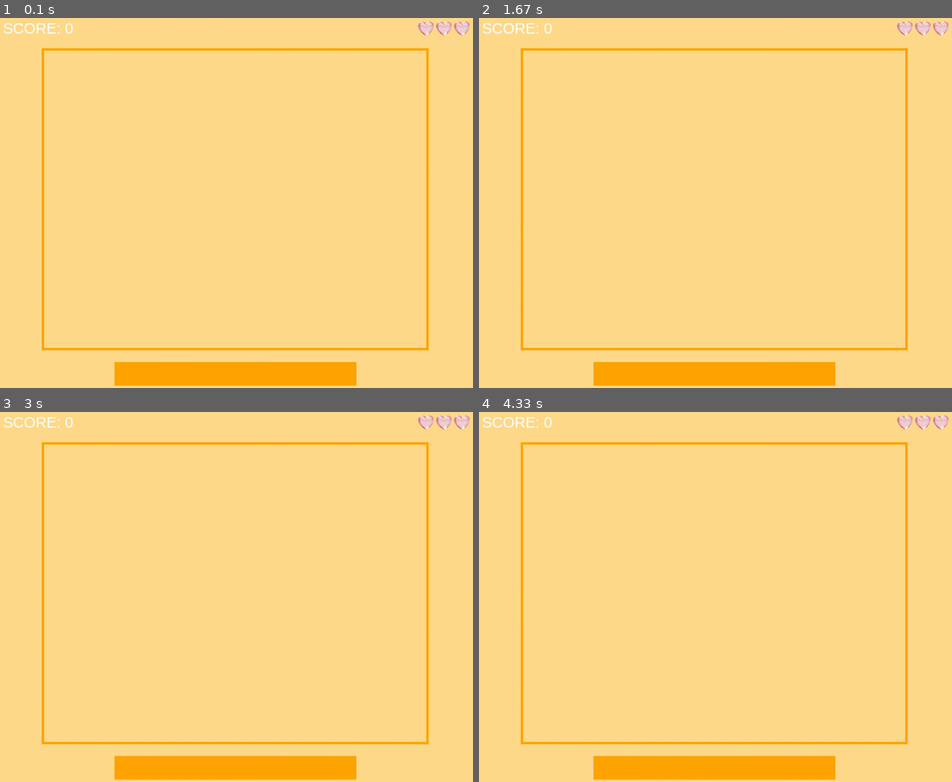
Above: before the commit, frames 1-4 (two rows, left to right).
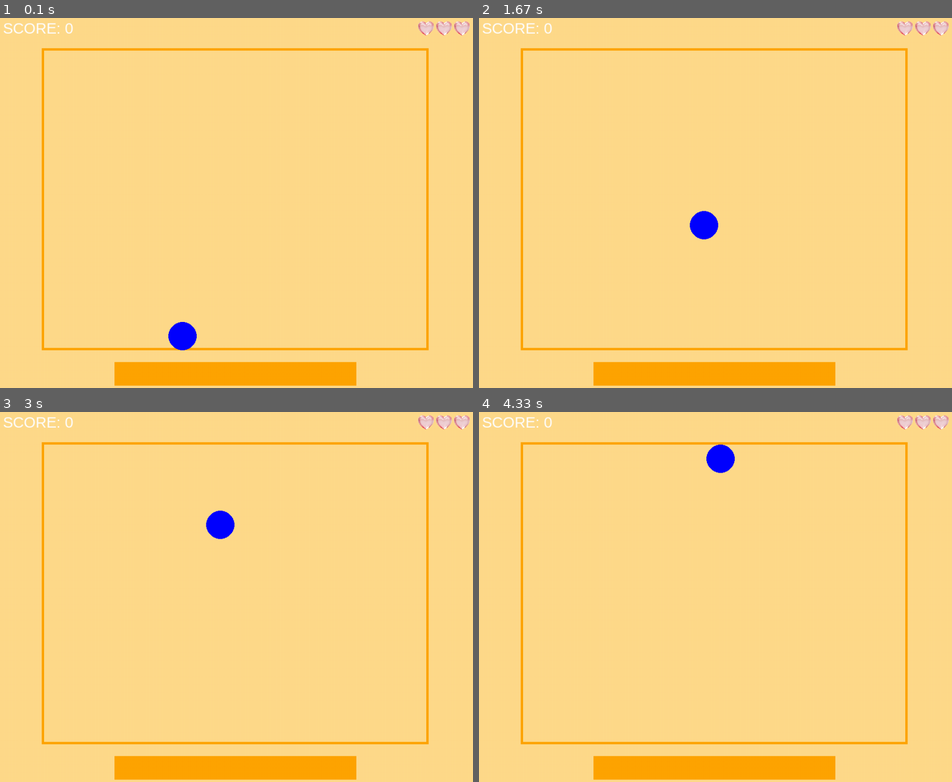
Above: after the commit, the same moments.

Repository: Mariia-fed/Funny-Bubbles
Game: pygame game, started from Pygame.py
Same seed, same stepped clock (60 frames per second), same inputs: the game is played once before the commit and once after it.
Inputs:
- Up to frame 1 (0.1 s): no input
- Up to frame 2 (1.67 s): hold Right 0.33-0.8 s; hold Right 0.83-1.3 s; hold Left from 1.33 s (still down)
- Up to frame 3 (3 s): release Left at 1.87 s; hold Left 1.9-2.37 s; hold Right from 2.4 s (still down)
- Up to frame 4 (4.33 s): release Right at 3.03 s; hold Left 3.07-3.53 s; hold Right 3.57-4.03 s; hold Right from 4.07 s (still down)

The runs differ from the first frame. In frame 1, 0.4% of the frame differs, in the area x 35-42%, y 82-90%; in frame 2, 0.4%; in frame 3, 0.4%, in the area x 43-50%, y 26-35%; in frame 4, 0.4%.

Commit message:
First bubble created

Diff:
--- a/Pygame.py
+++ b/Pygame.py
@@ -1,10 +1,12 @@
+import sys
+
 import pygame
 
 WIDTH = 1024
 HEIGHT = 800
 
 STARTING_LIVES = 3
-FPS = 24
+FPS = 30
 
 LEVEL = 1
 
@@ -47,6 +49,26 @@
         self.clock = pygame.time.Clock()
         self.tick = 0
         self.start_new_game()
+        self.bubble = Bubble(self.screen)
+
+    def update_my_screen(self, bubble):
+        for event in pygame.event.get():
+            if event.type == pygame.KEYDOWN:
+                if event.key == pygame.K_RIGHT:
+                    bubble.movie_right = True
+                if event.key == pygame.K_LEFT:
+                    bubble.movie_left = True
+
+            if event.type == pygame.KEYUP:
+                if event.key == pygame.K_RIGHT:
+                    bubble.movie_right = False
+                if event.key == pygame.K_LEFT:
+                    bubble.movie_left = False
+
+        bubble.moving()
+
+    def draw_my_screen(self):
+        self.bubble.draw_on_screen()
 
     def set_up_canvas(self):
         self.screen = pygame.display.set_mode((WIDTH, HEIGHT))
@@ -62,19 +84,25 @@
         self.problems = []
 
     def launch(self):
-        while self.running:
+        while self.running == True:
             # Это изображение на фон
             #window.blit(background, (0, 0))
             #all_sprites.draw(window)
             #pygame.display.update()
             #
+            self.handle_events()
             self.clock.tick(FPS)
-            self.handle_events()
             self.change_game_states()
             self.draw()
             self.tick += 1
-
-    """Возращает список всех событий, который произошли за последний фрейм
+            self.update_my_screen(self.bubble)
+            self.draw_my_screen()
+
+            pygame.display.update()
+        pygame.quit()
+
+
+    """Возращает список всех событий, которые произошли за последний фрейм
     Когда закрываем окно игра останавливается"""
 
     def handle_events(self):
@@ -155,6 +183,35 @@
         pygame.quit()
 
 
+class Bubble:
+    def __init__(self, screen):
+        self.screen = screen
+        self.pos_x = 400
+        self.pos_y = 700
+        self.radius = 30
+        self.color = (0, 0, 255)
+        self.movie_left = False
+        self.movie_right = False
+
+        self.max_y = 800 - self.radius
+        self.max_x = 1200 - self.radius
+
+    def moving(self):
+        if self.pos_y >= 120:
+            self.pos_y -= 5
+        if self.movie_left == True:
+            self.pos_x -= 5
+            if self.pos_x < self.radius:
+                self.pos_x = self.radius
+        if self.movie_right == True:
+            self.pos_x += 5
+            if self.pos_x > self.max_x:
+                self.pos_x = self.max_x
+
+    def draw_on_screen(self):
+        pygame.draw.circle(self.screen, self.color, (self.pos_x, self.pos_y), self.radius)
+
+
 class Problem:
     def __init__(self):
         pass
